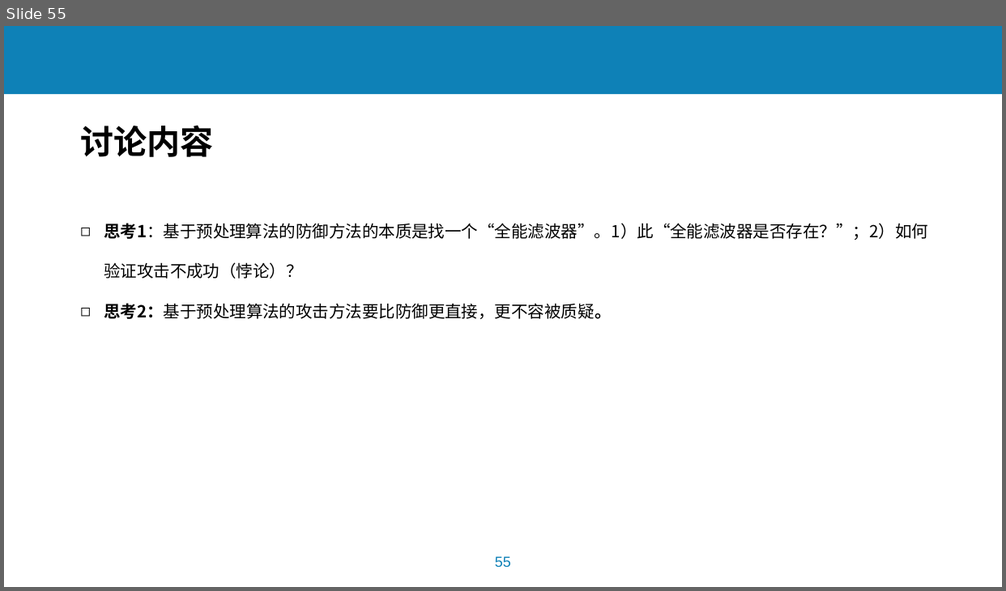
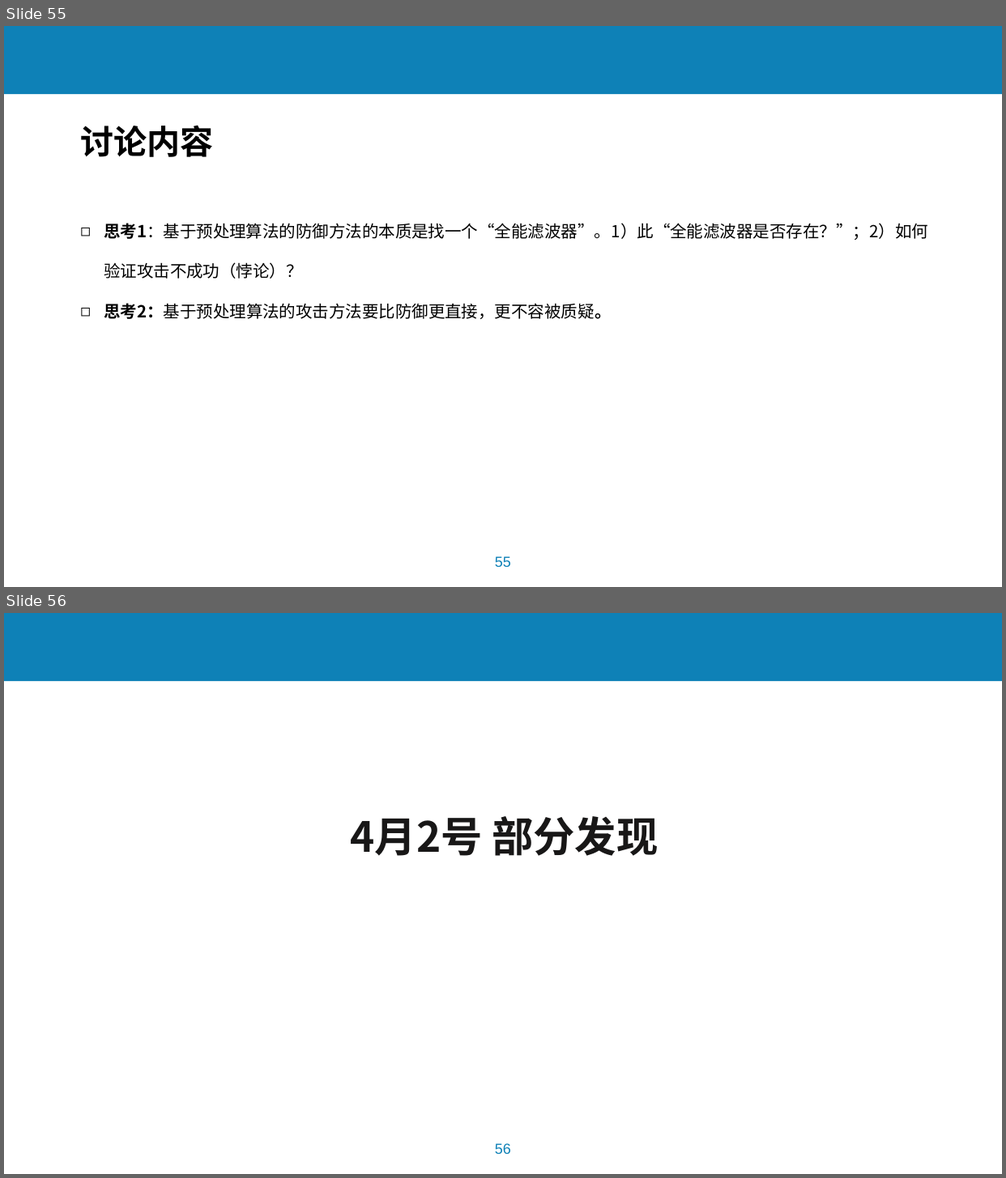
Before and after one commit to lchmoxing/audio_tsm_test, a slide deck: documents/基于音频预处理过程的语音识别系统攻击2.4.pptx. Shown one above the other, each under a label of ours: slide 55 before the commit, slides 55 and 56 after it. The pictures are 1006x591 and 1006x1178 pixels, drawn with LibreOffice and Linux fonts; fonts in the diff are those of the drawing; background and template pictures are left out. Boxes give left, top, right and bottom in pixels: in the first picture for what was removed or moved away, otherwise in the second. Text is boxed around its words. In the diff, an @@ line names an element or a change of style, - is before the commit and + after.

```diff
--- a/documents/基于音频预处理过程的语音识别系统攻击2.4.pptx
+++ b/documents/基于音频预处理过程的语音识别系统攻击2.4.pptx
@@ slide 56 added at bbox=[4, 613, 1002, 1174], background #FFFFFF; not listed: 2 template elements that a slide beside it also shows @@
@@ text added at bbox=[351, 816, 658, 856], 40 pt, text #181717, bold @@
+4月2号 部分发现
```
Also in this commit, not shown: 1 other slide added, 2 other files.
